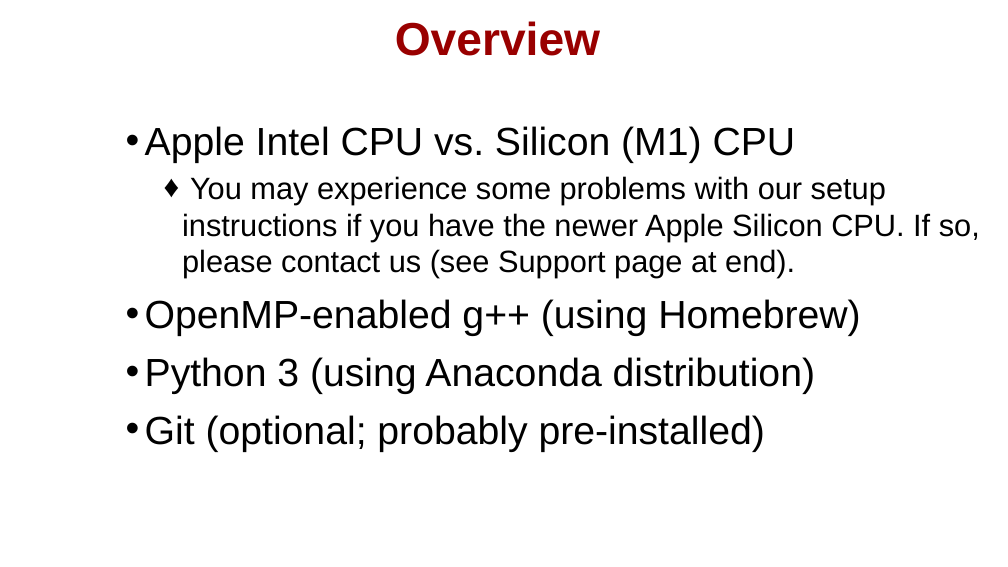
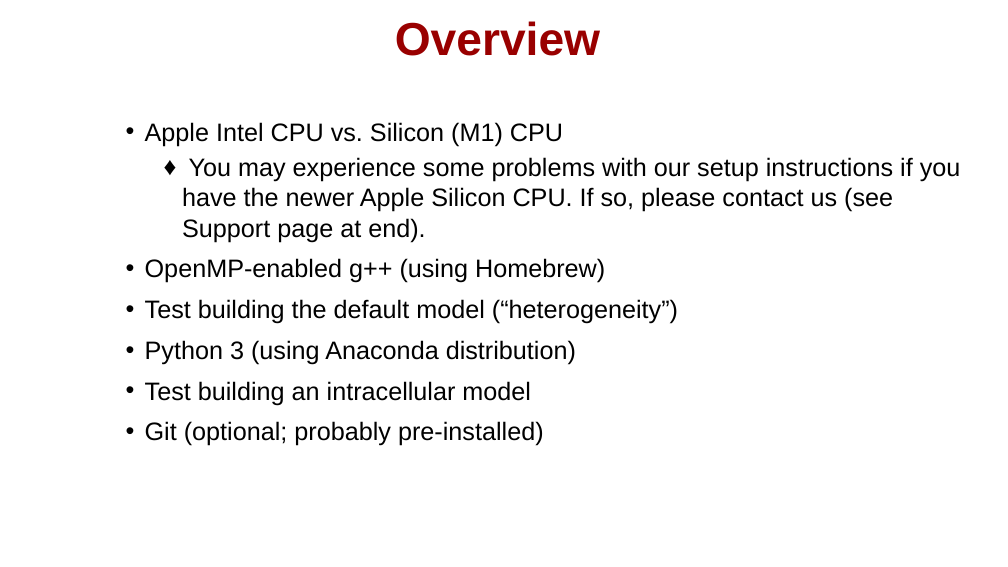
Before and after one commit to physicell-training/ws2021, a slide deck: slide 2 of pptx_source/PhysiCell_ws2021_macOS_setup.pptx. Drawn at 1008x567 pixels with LibreOffice and Linux fonts; fonts in the diff are those of the drawing; background and template pictures are left out. Boxes give left, top, right and bottom in pixels: in the first picture for what was removed or moved away, otherwise in the second. Text is boxed around its words. In the diff, an @@ line names an element or a change of style, - is before the commit and + after.

```diff
--- a/pptx_source/PhysiCell_ws2021_macOS_setup.pptx
+++ b/pptx_source/PhysiCell_ws2021_macOS_setup.pptx
@@ text at [145,122,961,446]: size 28 to 18 pt in "Apple Intel CPU vs. Silicon (M1) CPU", "OpenMP-enabled g++ (using Homebrew)", "Python 3 (using Anaconda distribution)", "Git (optional; probably pre-installed)"; size 22 to 18 pt in "You may experience some problems with our ..." @@
@@ text at [145,299,678,324]: paragraph added @@
+• Test building the default model (“heterogeneity”)
@@ text at [145,381,531,405]: paragraph added @@
+• Test building an intracellular model
```
Also in this commit, not shown: 13 other slides changed, 2 slides added.
